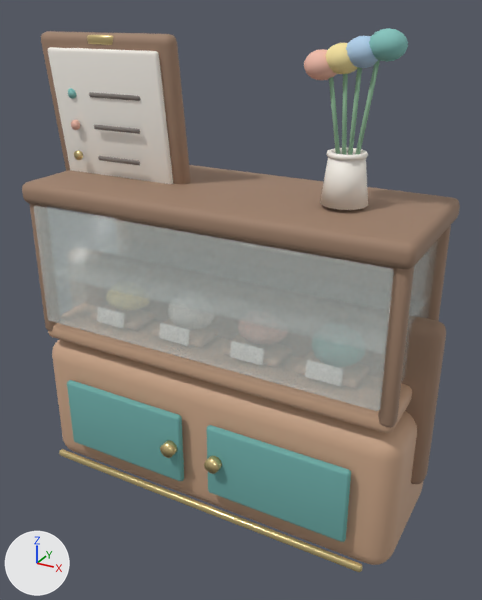
Before and after pictures for a commit that changed the glTF model public/assets/interiors/glb/civic-display-case.glb.
Camera for both pictures: a 50 mm camera at (1.42, -2.49, 2.28) aimed at (0.06, -0.02, 1.04). Every picture has the same lights, and +X, +Y and +Z are marked at lower left. The older version comes first. Where no turn or scale is listed for an object, it has been applied to the vertices.

Script lines for the objects in view, before the commit:
```python
me_cube_004 = bpy.data.meshes.new('Cube.004')
me_cube_004.from_pydata(...)  # 96 vertices, 188 faces; spans x -0.84..0.84, y -0.01..0.01, z -0.02..0.02
me_cube_004.materials.append(mat_civic_brushed_brass)  # beige #e2cc91
me_cube_007 = bpy.data.meshes.new('Cube.007')
me_cube_007.from_pydata(...)  # 96 vertices, 188 faces; spans x -0.91..0.91, y -0.36..0.36, z -0.05..0.05
me_cube_007.materials.append(mat_civic_walnut)  # brown #9e806a
me_cube_023 = bpy.data.meshes.new('Cube.023')
me_cube_023.from_pydata(...)  # 96 vertices, 188 faces; spans x -0.3..0.3, y -0.049..0.049, z -0.293..0.293
me_cube_023.materials.append(mat_civic_plaster_ivory)  # white #faf6ee
ob_displaybrasstoerail = bpy.data.objects.new('DisplayBrassToeRail', me_cube_004)
ob_displaybrasstoerail.location = (0.0, -0.382, 0.11)
ob_displaycasetop = bpy.data.objects.new('DisplayCaseTop', me_cube_007)
ob_displaycasetop.location = (0.0, 0.0, 1.5)
ob_displaymenupaper = bpy.data.objects.new('DisplayMenuPaper', me_cube_023)
ob_displaymenupaper.location = (-0.58, -0.072, 1.82)
# also in view: 'DisplayFlower_1' at (0.49, -0.03, 2.11); 'DisplayCaseBack' at (0.0, 0.29, 1.13); 'DisplayFlower_2' at (0.57, -0.03, 2.13); 'DisplayPost_0.86' at (0.86, -0.3, 1.14); 'DisplayWalnutPlinth' at (0.0, 0.0, 0.73)
```
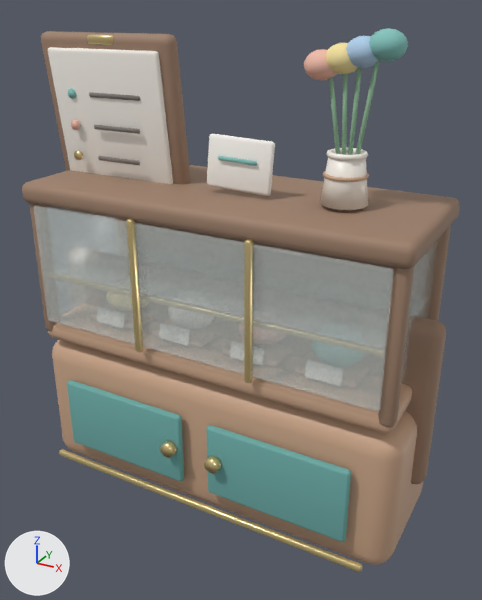
What the commit changed:
Mesh me_cube_033 is new.
It has 24 vertices, 44 faces and spans x -0.09..0.09, y -0.009..0.009, z -0.012..0.012.
It uses material mat_civic_teal_textile (cyan #86c4be).
Mesh me_cube_032 is new.
It has 56 vertices, 108 faces and spans x -0.153..0.153, y -0.026..0.026, z -0.115..0.115.
It uses material mat_civic_paper (white #fbf8f2).
Mesh me_torus_001 is new.
It is a torus around z (ring radius 0.082, tube radius 0.008) spanning x -0.09..0.09, y -0.09..0.09, z -0.007..0.007.
It uses material mat_civic_oak (beige #cca789).
Mesh me_cube_012_1 is new.
It has 96 vertices, 188 faces and spans x -0.014..0.014, y -0.017..0.017, z -0.31..0.31.
It uses material mat_civic_brushed_brass (beige #e2cc91).
Object 'DisplayStoryCardRule' (ob_displaystorycardrule) is new; it shows me_cube_033.
Its location is (0.08, -0.091, 1.7).
Object 'DisplayStoryCard' (ob_displaystorycard) is new; it shows me_cube_032.
Its location is (0.08, -0.07, 1.68).
Object 'DisplayTopVase_glaze_band' (ob_displaytopvase_glaze_band) is new; it shows me_torus_001.
Its location is (0.53, -0.03, 1.679).
Object 'DisplayGlassMullion_0.28' (ob_displayglassmullion_0_28) is new; it shows me_cube_012_1.
Its location is (0.28, -0.36, 1.16).
Object 'DisplayGlassMullion_-0.28' (ob_displayglassmullion__0_28) is new; it shows a copy of me_cube_012_1.
Its location is (-0.28, -0.36, 1.16).

Pixel boxes [x1, y1, x2, y2] of what changed, in the pictures (482 x 600 px):
'DisplayStoryCard', added: after [207, 133, 275, 196]
'DisplayGlassMullion_0.28', added (beige): after [244, 239, 254, 383]
'DisplayGlassMullion_-0.28', added (beige): after [126, 219, 143, 352]
'DisplayTopVase_glaze_band', added: after [323, 171, 369, 182]
'DisplayStoryCardRule', added: after [218, 156, 257, 166]
